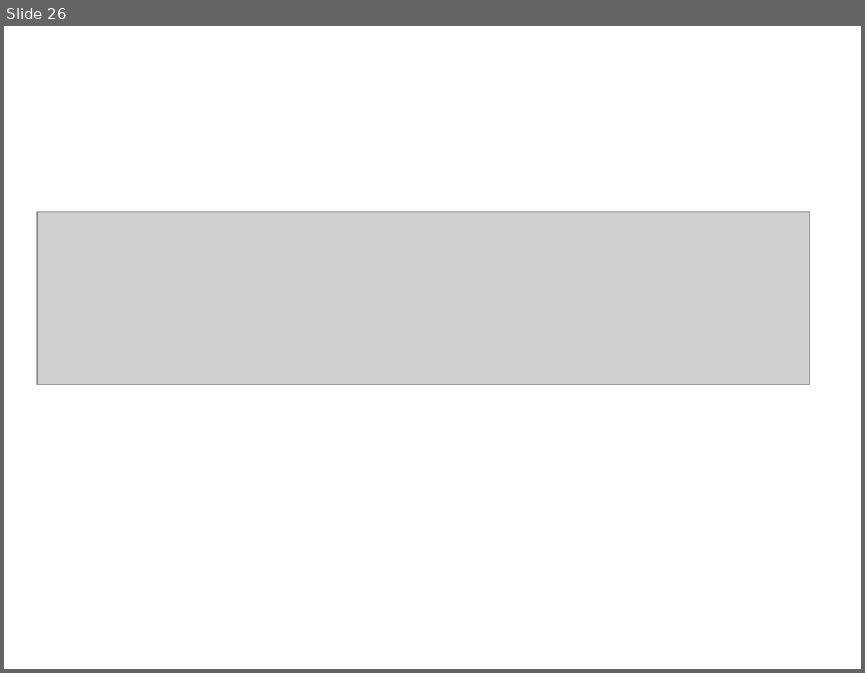
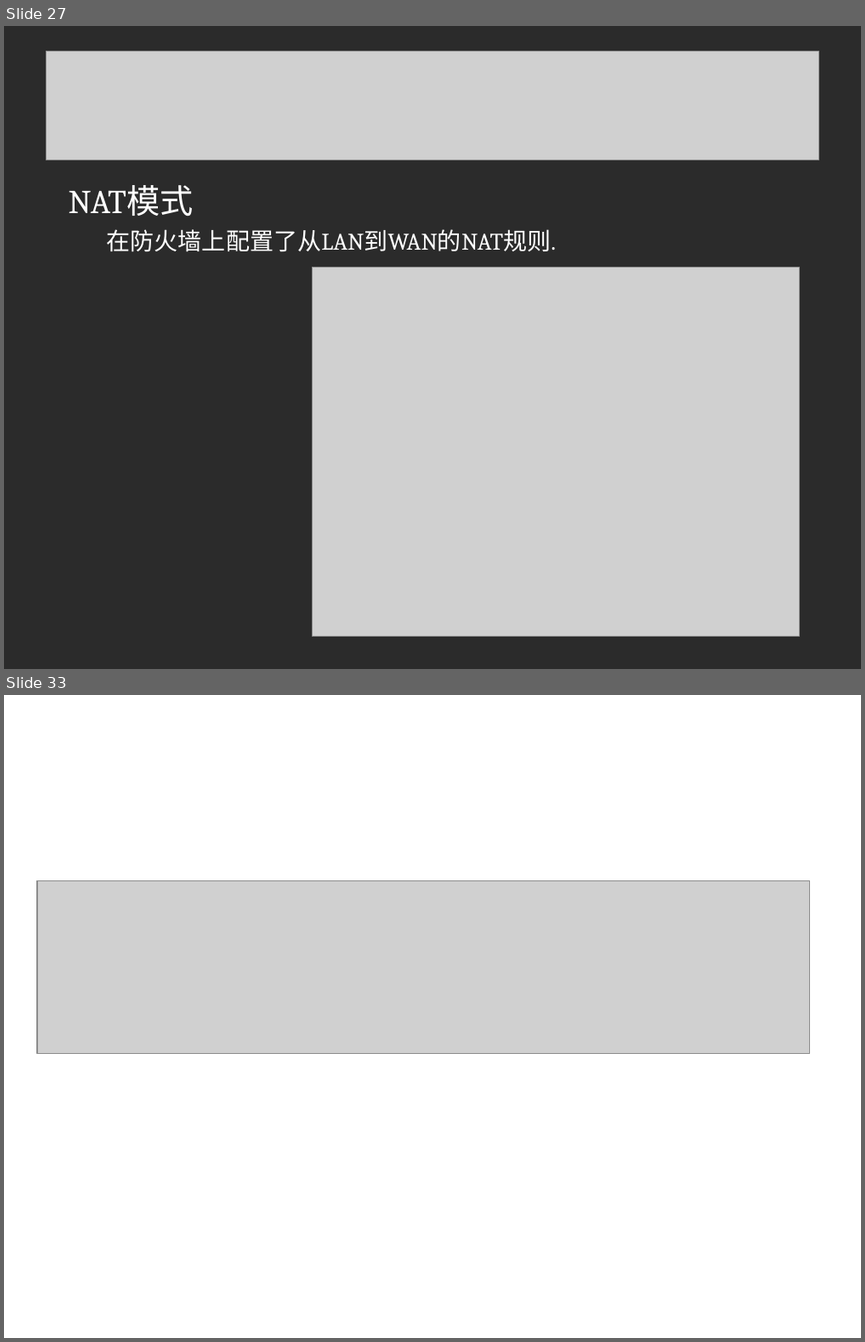
Before and after one commit to linuxsky/sip-alg, a slide deck: design-documents/SIP-ALG解决方案答辩.ppt. Shown one above the other, each under a label of ours: slide 26 before the commit, slides 27 and 33 after it; the slides between them are not shown. The pictures are 865x673 and 865x1342 pixels, drawn with LibreOffice and Linux fonts; fonts in the diff are those of the drawing; grey boxes stand for pictures; background and template pictures are left out; a plain dark background stands for a picture behind light text. Boxes give left, top, right and bottom in pixels: in the first picture for what was removed or moved away, otherwise in the second. Text is boxed around its words. In the diff, an @@ line names an element or a change of style, - is before the commit and + after.

```diff
--- a/design-documents/SIP-ALG解决方案答辩.ppt
+++ b/design-documents/SIP-ALG解决方案答辩.ppt
@@ slide 27 added at (4, 26, 861, 669), background picture (left out) @@
@@ picture added at (46, 51, 818, 159) @@
@@ text added at (69, 185, 556, 252), 20 pt, text #FFFFFF @@
+NAT模式
+在防火墙上配置了从LAN到WAN的NAT规则.
@@ picture added at (312, 267, 799, 635) @@
@@ what was slide 26 is now slide 33 @@
```
Also in this commit, not shown: 1 slide changed, 7 other slides added, 1 slide removed.
